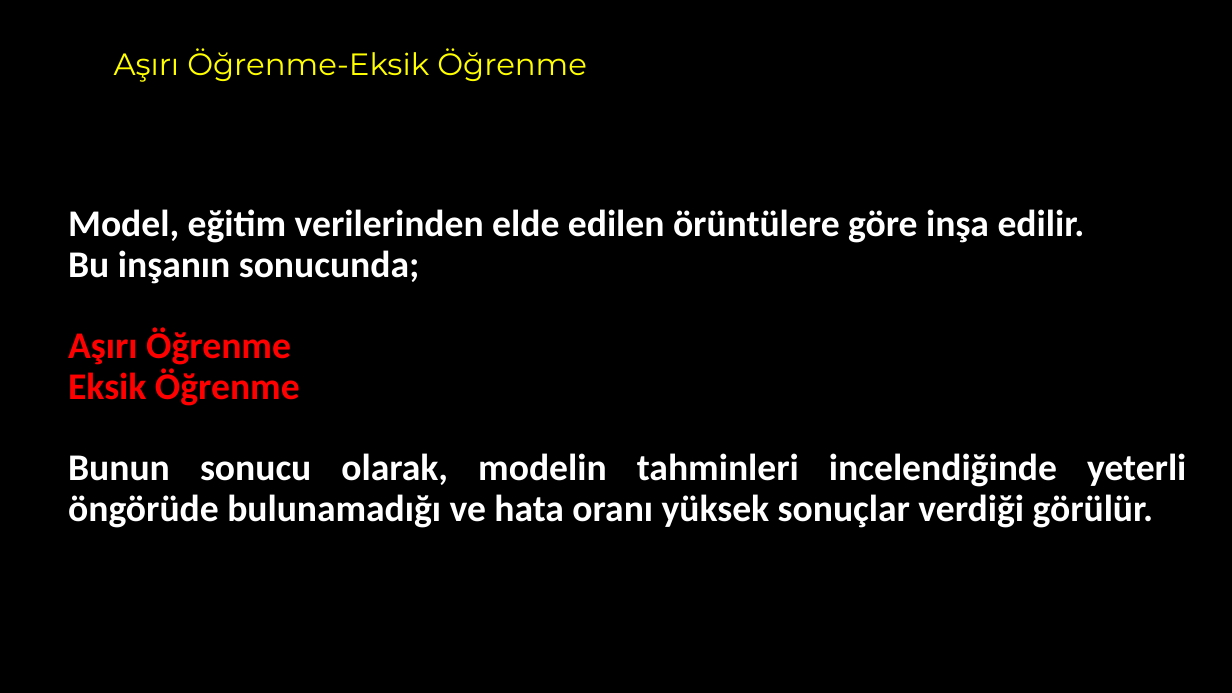
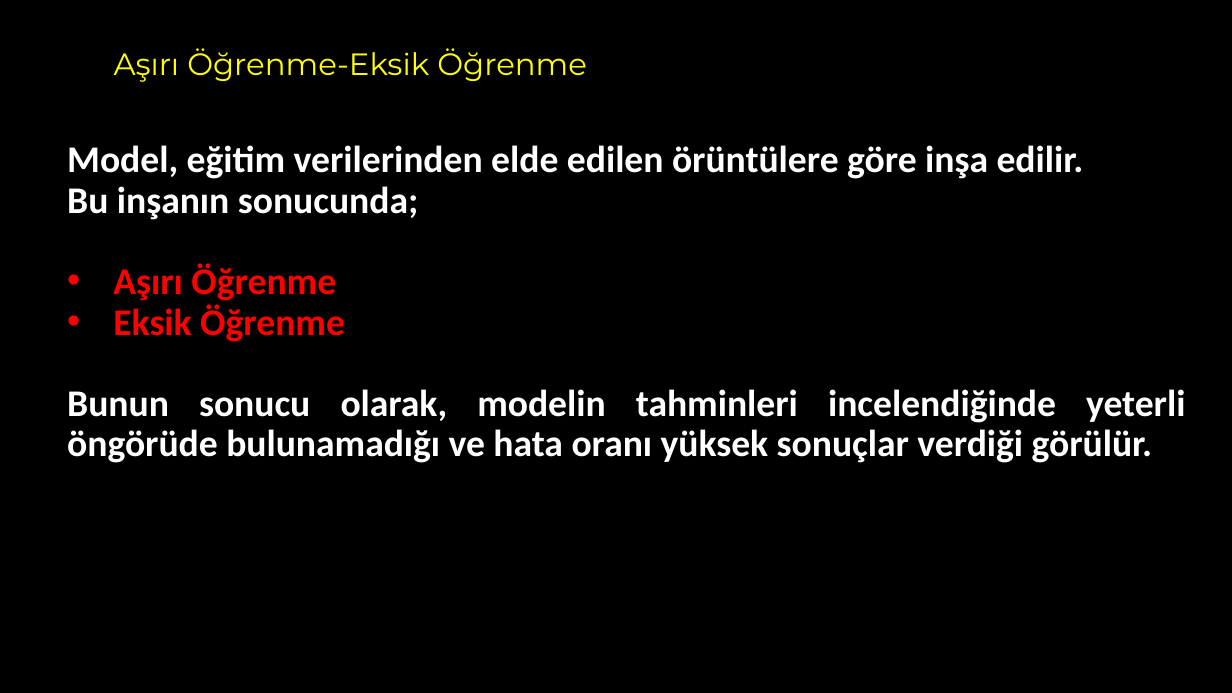
Before and after one commit to akaraci/Makine-Ogrenmesi, a slide deck: slide 13 of Sunular/MÖT-Hafta-4 - Underfitting_and_Overfitting.pptx. Drawn at 1232x693 pixels with LibreOffice and Linux fonts; fonts in the diff are those of the drawing. Boxes give left, top, right and bottom in pixels: in the first picture for what was removed or moved away, otherwise in the second. Text is boxed around its words. In the diff, an @@ line names an element or a change of style, - is before the commit and + after.

```diff
--- a/Sunular/MÖT-Hafta-4 - Underfitting_and_Overfitting.pptx
+++ b/Sunular/MÖT-Hafta-4 - Underfitting_and_Overfitting.pptx
@@ text "Model, eğitim verilerinden elde edilen ..." moved from (x1=68, y1=209, x2=1186, y2=528) to (x1=67, y1=145, x2=1185, y2=463) @@
@@ text at (x1=113, y1=263, x2=345, y2=342): bullet none to • @@
```
Also in this commit, not shown: 9 other slides changed, 1 slide added, 1 slide removed.
